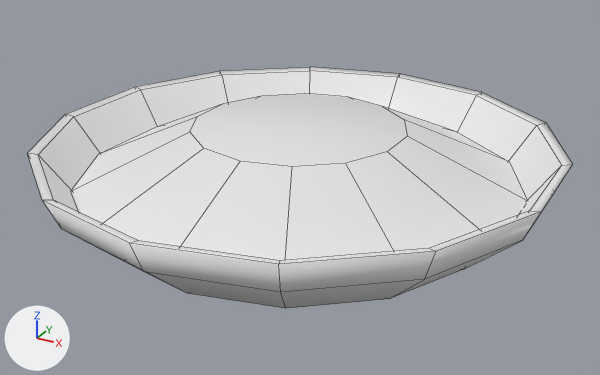
An edit to the FBX model Project/UnityGame/Assets/GameResources/Models/Furniture/Models/jiaju_037.fbx, drawn before and after from the same camera.
The view is the same before and after, from a camera (50 mm lens) standing at (1.239, -2.246, 1.402) and looking at (-0.002, 0.011, 0.274). The axes (+X, +Y, +Z) are drawn at lower left. The lights are the same throughout. Mesh edges are drawn as thin lines.

The first picture shows '柱体.069'.
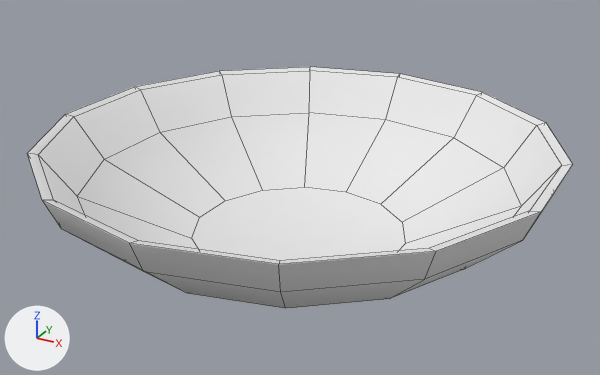
The newer file is also rescaled (x0.147) as a whole; pictures and numbers use the older file's frame.

Patch to the scene script:
```diff
--- a/Project/UnityGame/Assets/GameResources/Models/Furniture/Models/jiaju_037.fbx.py
+++ b/Project/UnityGame/Assets/GameResources/Models/Furniture/Models/jiaju_037.fbx.py
@@ me_柱体_067 @@
 me_柱体_067.from_pydata(...)  # 140 vertices, 115 faces; spans x -0.84..0.84, y -0.86..0.86, z 0.0..0.5
 # used by ob_柱体_069; location = (0.0, 0.0, 0.0)
+# me_柱体_067 part 1: the loose piece of 28 vertices spanning x -0.72..0.72, y -0.74..0.74, z 0.32..0.5 is deleted
 me_柱体_067.materials.append(mat_瓶瓶罐罐006)
```

What differs and where, as boxes (x1, y1, x2, y2) in the pictures (600 x 375 px):
part 1 of me_柱体_067, deleted
    before: (72, 93, 527, 261)
